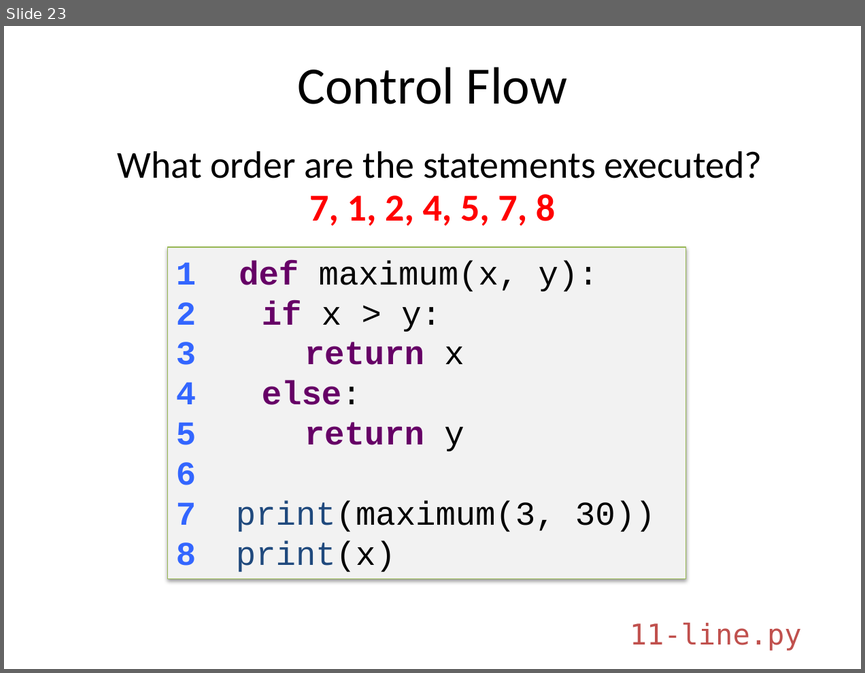
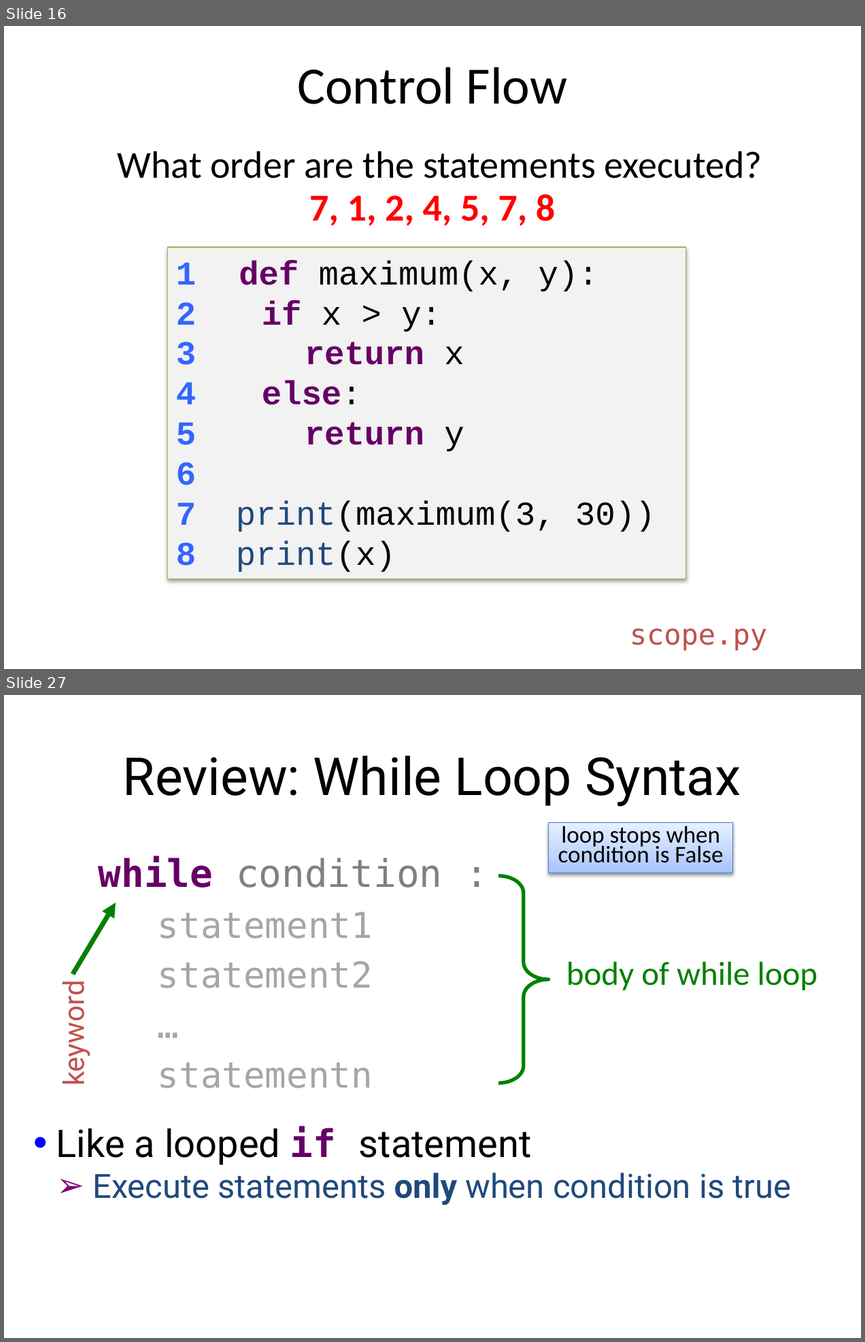
Before and after one commit to emhill/117-S15, a slide deck: src/morea/materials/14-while-loops.pptx. Shown one above the other, each under a label of ours: slide 23 before the commit, slides 16 and 27 after it; the slides between them are not shown. The pictures are 865x673 and 865x1342 pixels, drawn with LibreOffice and Linux fonts; fonts in the diff are those of the drawing. Boxes give left, top, right and bottom in pixels: in the first picture for what was removed or moved away, otherwise in the second. Text is boxed around its words. In the diff, an @@ line names an element or a change of style, - is before the commit and + after.

Commit message:
while files

```diff
--- a/src/morea/materials/14-while-loops.pptx
+++ b/src/morea/materials/14-while-loops.pptx
@@ slide 27 added at [4, 695, 861, 1338], background #FFFFFF @@
@@ title added at [123, 756, 741, 807], 44 pt, text #000000 @@
+Review: While Loop Syntax
@@ rectangle added at [548, 823, 732, 873], fill gradient #A4C4FF to #BFD4FF to #E6EEFF, outline #4B7EBC 0.75 pt, 20 pt, text #020202 @@
+loop stops when condition is False
@@ text added at [99, 856, 442, 1088], 30 pt, text #A6A6A6 @@
+  while condition :
+    statement1
+    statement2
+    …
+    statementn
@@ right brace added at [498, 876, 548, 1083], outline #008000 3 pt @@
@@ arrow added from (73, 974) to (116, 902), #008000 4 pt @@
@@ text added at [566, 962, 818, 990], 28 pt, text #008000 @@
+body of while loop
@@ text added at [54, 990, 92, 1083], 24 pt, text #C0504D @@
+keyword
@@ text added at [56, 1125, 791, 1205], 28 pt, text #1F497D @@
+• Like a looped if statement
+  ➢ Execute statements only when condition is true
@@ what was slide 23 is now slide 16 @@
@@ slide 16 changed as well @@
@@ text at [630, 628, 767, 650]: text changed @@
-11-line.py
+scope.py
```
Also in this commit, not shown: 9 other slides changed, 23 other slides added, 8 slides removed, 26 other files.
